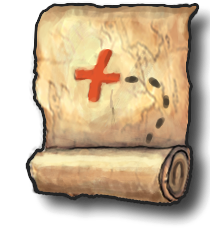
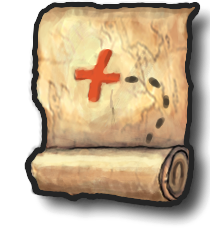
Revision of a layered (210, 236) image; what changed, layer by layer:
painted on "map" (1st of 2) over (24, 0, 201, 211)
